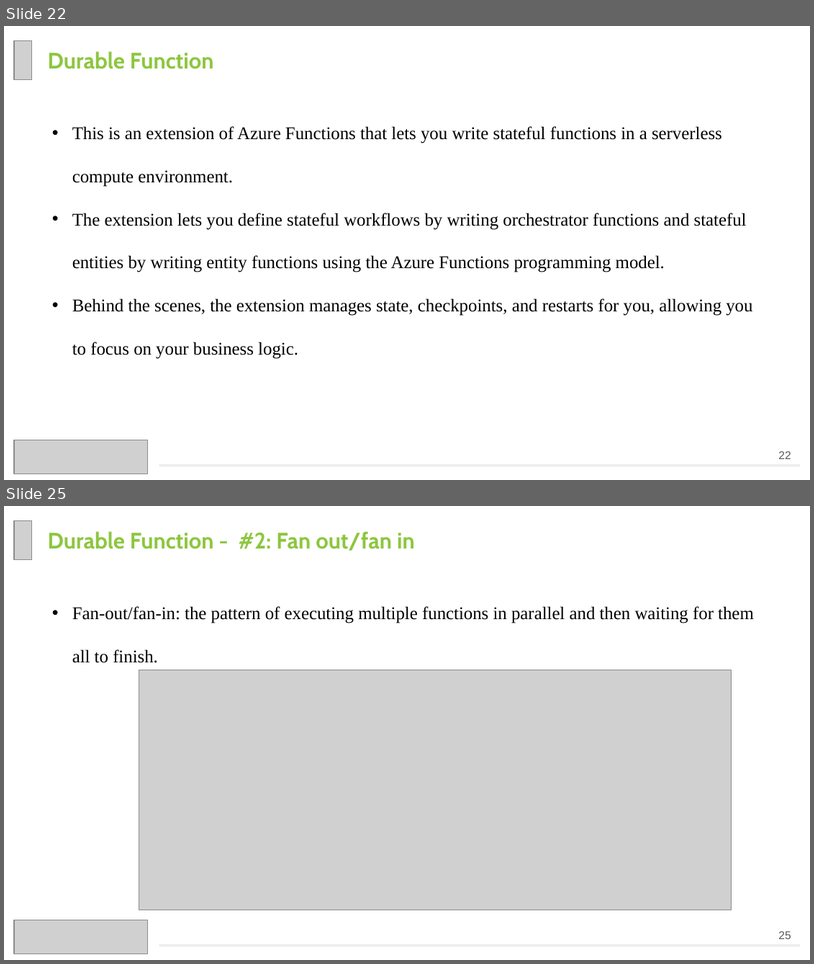
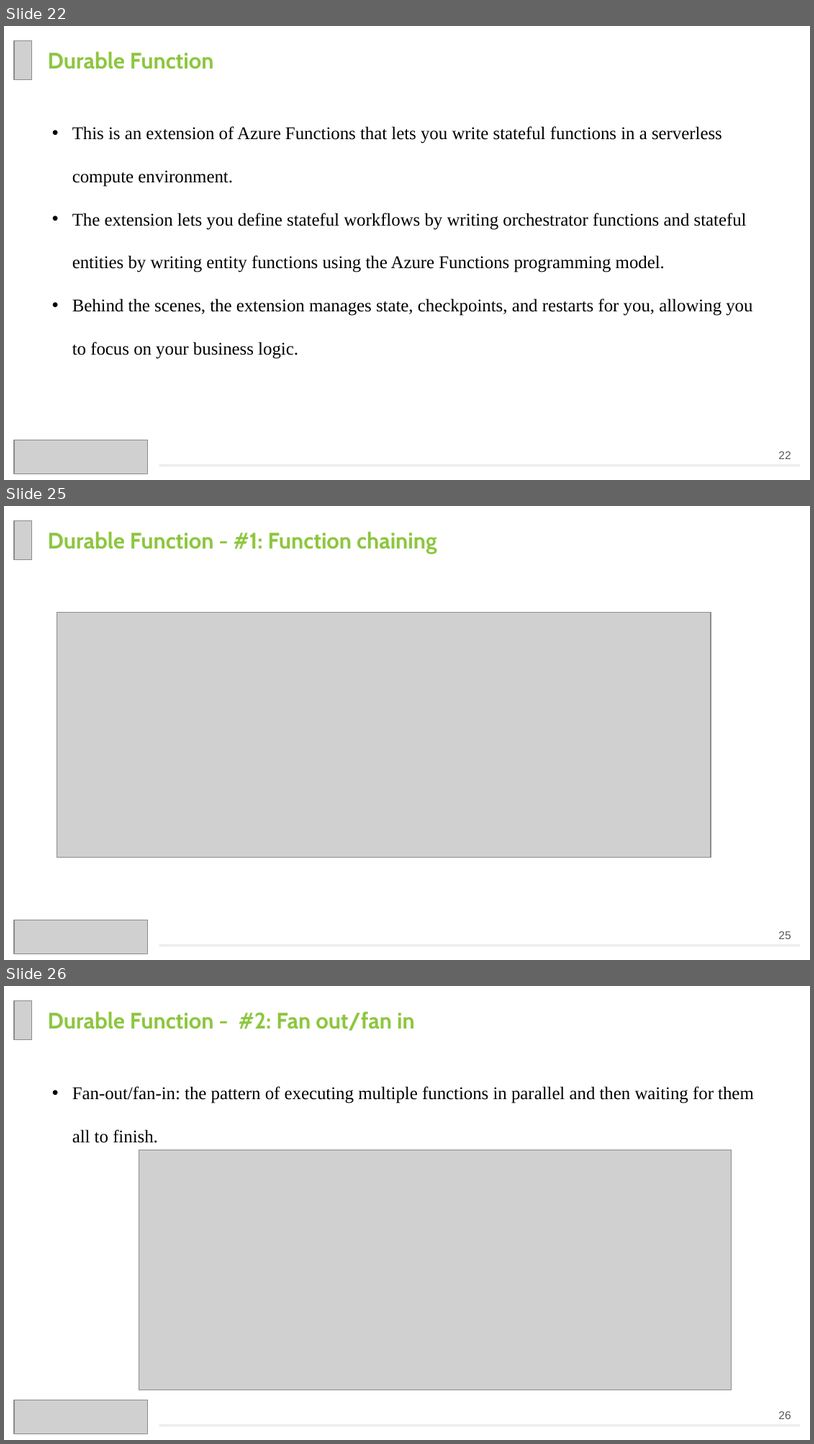
Before and after one commit to Chien-Do/AzureFunction, a slide deck: Chien.do - Azure Functional.pptx. Shown one above the other, each under a label of ours: slides 22 and 25 before the commit, slides 22, 25 and 26 after it; the slides between them are not shown. The pictures are 814x964 and 814x1444 pixels, drawn with LibreOffice and Linux fonts; fonts in the diff are those of the drawing; grey boxes stand for pictures. Boxes give left, top, right and bottom in pixels: in the first picture for what was removed or moved away, otherwise in the second. Text is boxed around its words. In the diff, an @@ line names an element or a change of style, - is before the commit and + after.

```diff
--- a/Chien.do - Azure Functional.pptx
+++ b/Chien.do - Azure Functional.pptx
@@ slide 25 added at box(4, 506, 810, 960), background #FFFFFF @@
@@ picture added at box(13, 520, 31, 559) @@
@@ text added at box(48, 531, 437, 554), 20 pt, text #8DC63F, bold @@
+Durable Function - #1: Function chaining
@@ picture added at box(57, 613, 711, 857) @@
@@ picture added at box(13, 920, 147, 954) @@
@@ page number added at box(779, 931, 791, 939), 10 pt, text #595959 @@
+25
@@ rectangle added at box(160, 944, 801, 947), fill #EEEEEE @@
@@ what was slide 25 is now slide 26 @@
@@ page number at box(779, 1411, 791, 1419): text changed @@
-25
+26
```
Also in this commit, not shown: 6 slides changed, 5 other files.
